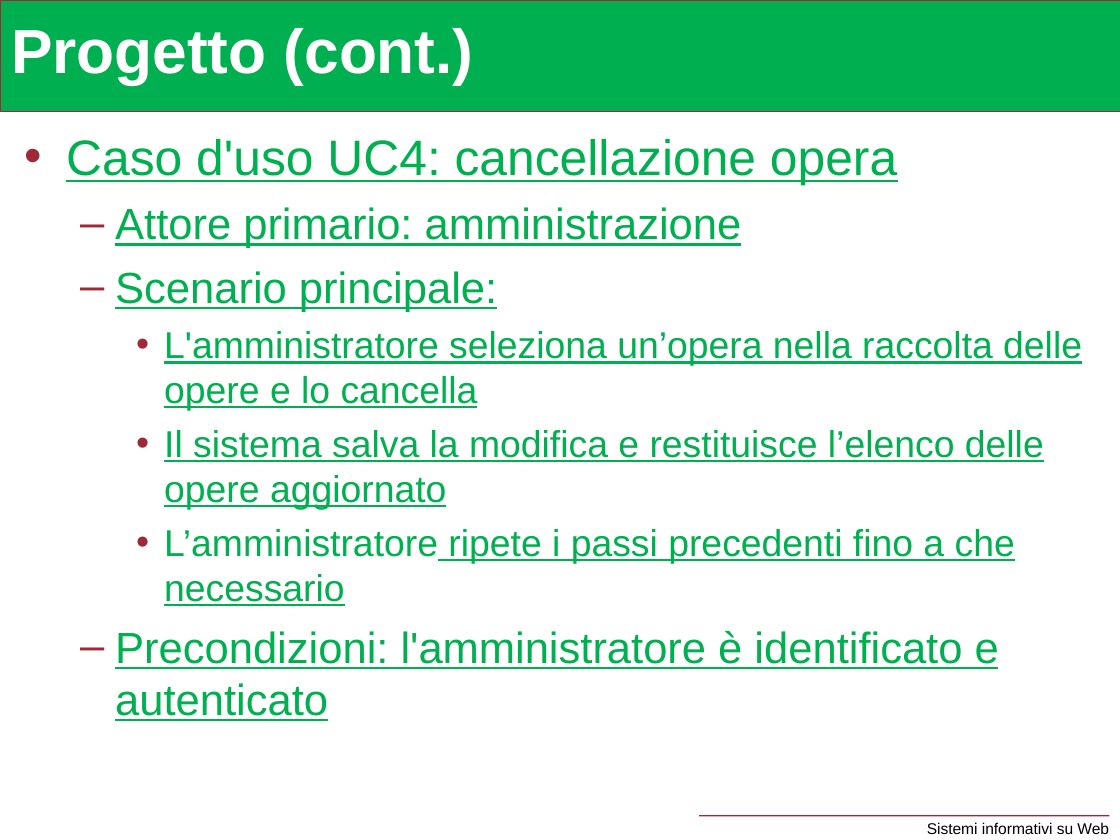
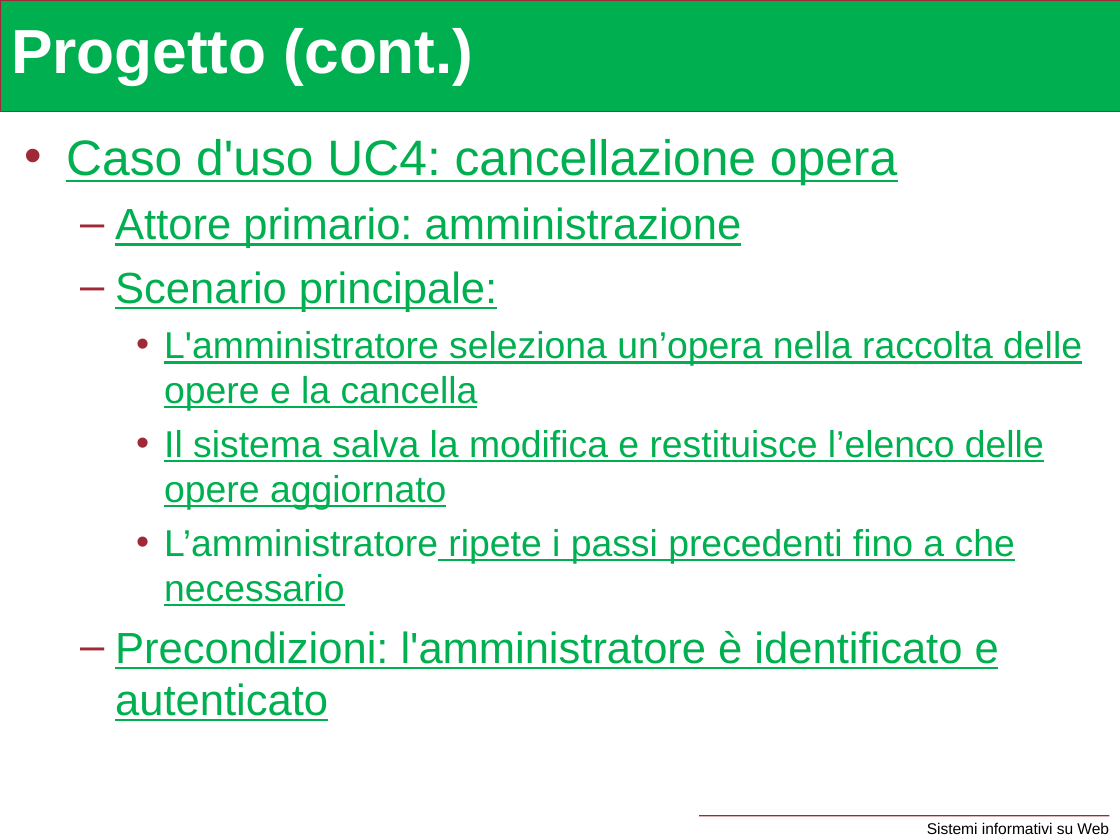
Before and after one commit to Zefyrus94/progettoSiw2017, a slide deck: slide 5 of galleria/casi d'uso e DCD.ppt. Drawn at 1120x840 pixels with LibreOffice and Linux fonts; fonts in the diff are those of the drawing. Boxes give left, top, right and bottom in pixels: in the first picture for what was removed or moved away, otherwise in the second. Text is boxed around its words. In the diff, an @@ line names an element or a change of style, - is before the commit and + after.

Commit message:
risolto bug modifica opera

```diff
--- a/galleria/casi d'uso e DCD.ppt
+++ b/galleria/casi d'uso e DCD.ppt
@@ text at [164, 331, 1082, 410]: text changed @@
-    • L'amministratore seleziona un’opera nella raccolta delle opere e lo cancella
+    • L'amministratore seleziona un’opera nella raccolta delle opere e la cancella
```
Also in this commit, not shown: 1 slide added, 8 other files.
